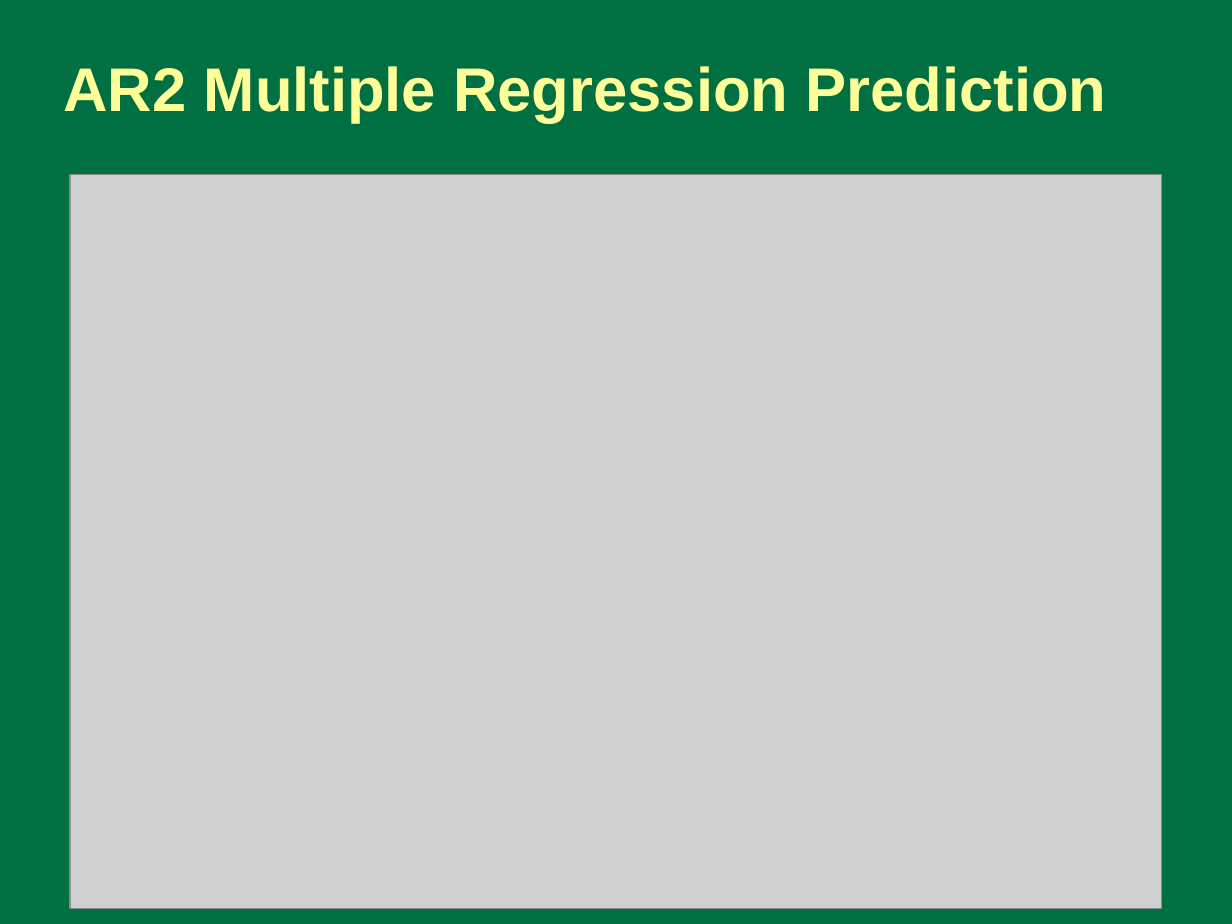
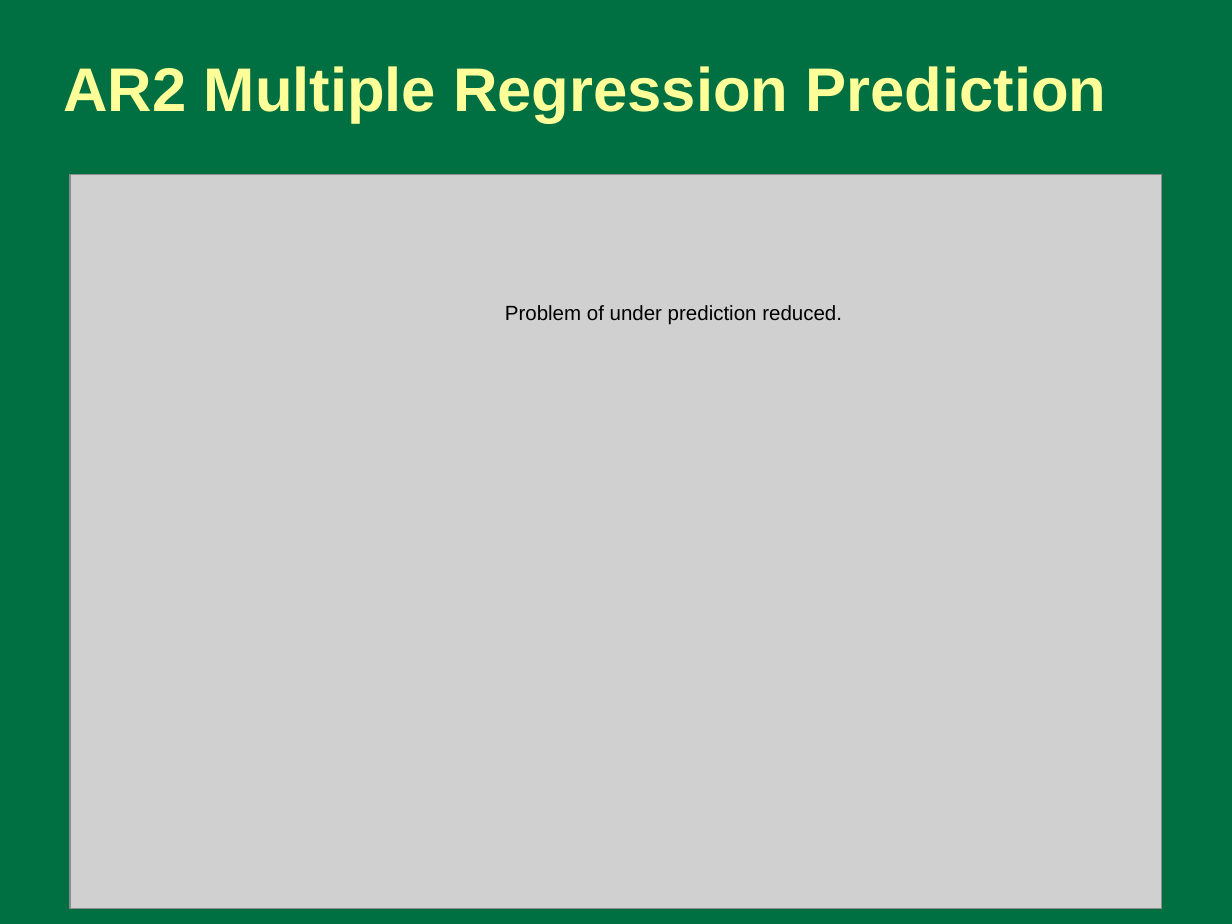
Before and after one commit to dholtschlag-usgs/LakeSuperior, a slide deck: slide 7 of Superior/doc/Preliminary Multiple Regression Analysis of Lake Superior Water.pptx. Drawn at 1232x924 pixels with LibreOffice and Linux fonts; fonts in the diff are those of the drawing; grey boxes stand for pictures. Boxes give left, top, right and bottom in pixels: in the first picture for what was removed or moved away, otherwise in the second. Text is boxed around its words. In the diff, an @@ line names an element or a change of style, - is before the commit and + after.

Commit message:
Update with Monthly Multiple Regression Models

```diff
--- a/Superior/doc/Preliminary Multiple Regression Analysis of Lake Superior Water.pptx
+++ b/Superior/doc/Preliminary Multiple Regression Analysis of Lake Superior Water.pptx
@@ text added at box(505, 305, 842, 325), 12 pt, text #000000 @@
+Problem of under prediction reduced.
```
Also in this commit, not shown: 8 other slides changed, 10 other files.
